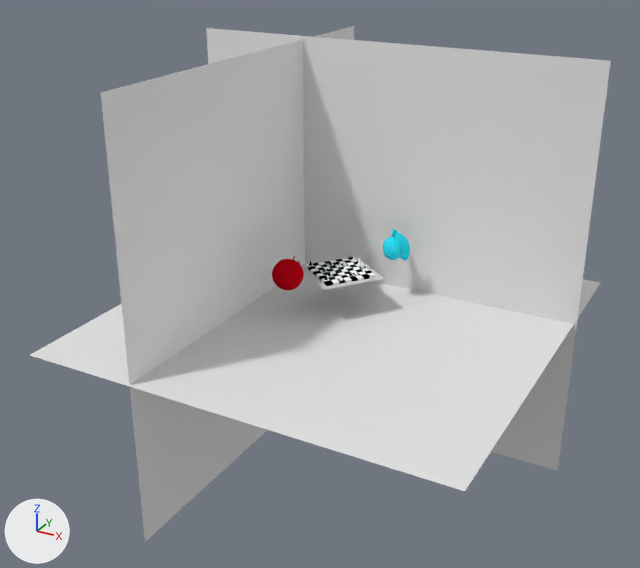
The Blender file Kamerafahrt/04-Shots/Shot4.blend: old version first, new version second.
Camera for both pictures: a 50 mm camera at (31.2, -60.2, 32.7) aimed at (-1.3, -1.0, 3.0). The lights are fixed; the arrows at lower left show +X, +Y and +Z.

The first picture shows 'BauerSchwarz2', 'Boden', 'KönigWeiß', 'TurmSchwarz', 'Wand', 'Wand2', 'chess', 'devil'.
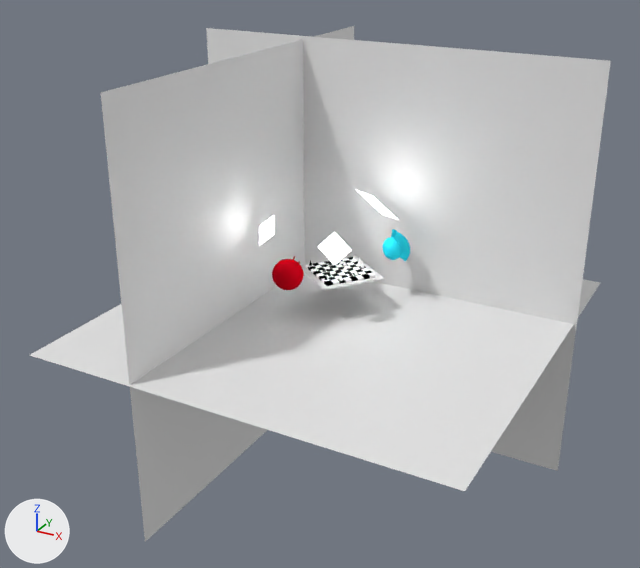
Diff of the bpy script that builds the scene:
```diff
--- a/Kamerafahrt/04-Shots/Shot4.blend.py
+++ b/Kamerafahrt/04-Shots/Shot4.blend.py
@@ mat_material_003 @@
-mat_material_003 = diffuse_material('Material.003')
-mat_material_003.base_color = (0.0, 0.0, 0.0)  # black #000000
+mat_material_003 = emission_material('Material.003')
+mat_material_003.base_color = (0.8, 0.8, 0.8)  # white #e7e7e7
+mat_material_003.strength = 5.5
@@ mat_material_001 @@
-mat_material_001 = diffuse_material('Material.001')
-mat_material_001.base_color = (1.0, 1.0, 1.0)  # white #ffffff
+mat_material_001 = emission_material('Material.001')
+mat_material_001.base_color = (0.8, 0.8, 0.8)  # white #e7e7e7
+mat_material_001.strength = 8.5
@@ mat_material_002 @@
-mat_material_002 = diffuse_material('Material.002')
-mat_material_002.base_color = (1.0, 1.0, 1.0)  # white #ffffff
+mat_material_002 = emission_material('Material.002')
+mat_material_002.base_color = (0.8, 0.8, 0.8)  # white #e7e7e7
+mat_material_002.strength = 6.5
@@ mat_material_004 @@
 mat_material_004 = diffuse_material('Material.004')
-mat_material_004.base_color = (0.0254, 0.0254, 0.0254)  # black #2c2c2c
+mat_material_004.base_color = (1.0, 1.0, 1.0)  # white #ffffff
@@ mat_material_005 @@
 mat_material_005 = diffuse_material('Material.005')
-mat_material_005.base_color = (0.549, 0.00202, 0.0107)  # red #c4071b
+mat_material_005.base_color = (1.0, 1.0, 1.0)  # white #ffffff
@@ mat_material_008 @@
 mat_material_008 = diffuse_material('Material.008')
-mat_material_008.base_color = (1.0, 1.0, 1.0)  # white #ffffff
+mat_material_008.base_color = (0.549, 0.00202, 0.0107)  # red #c4071b
@@ me_cone @@
 me_cone.from_pydata(...)  # 33 vertices, 33 faces; spans x -1.0..1.0, y -1.0..1.0, z -1.0..1.0
-me_cone.materials.append(mat_material_001)  # white #ffffff
+me_cone.materials.append(mat_material_004)  # white #ffffff
@@ me_cone_001 @@
 me_cone_001.from_pydata(...)  # 33 vertices, 33 faces; spans x -1.0..1.0, y -1.0..1.0, z -1.0..1.0
-me_cone_001.materials.append(mat_material_002)  # white #ffffff
+me_cone_001.materials.append(mat_material_005)  # white #ffffff
@@ me_cone_003 @@
 me_cone_003.from_pydata(...)  # 33 vertices, 33 faces; spans x -1.0..1.0, y -1.0..1.0, z -1.0..1.0
-me_cone_003.materials.append(mat_material_004)  # black #2c2c2c
+me_cone_003.materials.append(mat_material_007)  # black #2c2c2c
@@ me_sphere @@
 me_sphere.from_pydata(...)  # 490 vertices, 520 faces; spans x -1.0..1.0, y -1.0..1.0, z -1.0..1.14
-me_sphere.materials.append(mat_material_005)  # red #c3071b
+me_sphere.materials.append(mat_material_008)  # red #c4071b
@@ me_plane_004 @@
 me_plane_004.from_pydata(...)  # 109 vertices, 48 faces; spans x -0.8..0.8, y -0.8..0.8, z 0.0..0.07
-me_plane_004.materials.append(mat_material_008)  # white #ffffff
+me_plane_004.materials.append(mat_material_011)  # white #ffffff
@@ me_plane_005 @@
 # used by ob_plane; location = (0.6, 0.19, 1.0); scale = (2.81, 2.81, 2.81)
-me_plane_005.from_pydata(...)  # 72 vertices, 36 faces; spans x -1.0..1.0, y -1.0..1.0, z 0.0
-me_plane_005.materials.append(mat_material_010)  # light grey #d3d3d3
+me_plane_005.from_pydata(...)  # 4 vertices, 1 face; spans x -1.0..1.0, y -1.0..1.0, z 0.0
+# me_plane_005 part 1
+# 68 vertices are removed from x -1.0..1.0, y -1.0..1.0, z 0.0
+# 36 faces are deleted
+# 1 new face joins them
+me_plane_005.materials.append(mat_material_003)  # white #e7e7e7
@@ me_plane_004_1 @@
+me_plane_004_1.from_pydata([(-1.0, -1.0, 0.0), (1.0, -1.0, 0.0), (-1.0, 1.0, 0.0), (1.0, 1.0, 0.0)], [], [(0, 1, 3, 2)])
+me_plane_004_1.materials.append(mat_material_001)  # white #e7e7e7
@@ me_plane_005_1 @@
+me_plane_005_1.from_pydata([(-1.0, -1.0, 0.0), (1.0, -1.0, 0.0), (-1.0, 1.0, 0.0), (1.0, 1.0, 0.0)], [], [(0, 1, 3, 2)])
+me_plane_005_1.materials.append(mat_material_002)  # white #e7e7e7
@@ ob_plane @@
 ob_plane = bpy.data.objects.new('Plane', me_plane_005)
-ob_plane.location = (0.6, 0.19, 1.0)
-ob_plane.scale = (2.81, 2.81, 2.81)
+ob_plane.location = (0.65, -2.16, 6.99)
+ob_plane.rotation_euler = (0.778, -0.419, 1.213)  # degrees (45, -24, 69)
@@ ob_hauptlicht @@
+ob_hauptlicht = bpy.data.objects.new('Hauptlicht', me_plane_004_1)
+ob_hauptlicht.location = (-5.52, -2.38, 7.5)
+ob_hauptlicht.rotation_euler = (0.888, 0.575, -1.025)  # degrees (51, 33, -59)
@@ ob_aufheller @@
+ob_aufheller = bpy.data.objects.new('Aufheller', me_plane_005_1)
+ob_aufheller.location = (1.28, 4.23, 8.84)
+ob_aufheller.rotation_euler = (-0.466, 0.462, -0.256)  # degrees (-27, 26, -15)
+ob_aufheller.scale = (1.67, 1.67, 1.67)
```

Boxes [x1, y1, x2, y2] around the edits, measured in the pictures (640 x 568 px):
'chess', recoloured, moved, turned, surface changed, rescaled
    both: [301, 256, 385, 290]
'devil', recoloured
    both: [272, 256, 304, 290]
'Plane', now drawn
    after: [318, 232, 351, 265]
'Hauptlicht', added
    after: [259, 215, 275, 246]
'Aufheller', added
    after: [356, 190, 397, 219]
'KönigWeiß', recoloured
    both: [357, 257, 361, 266]
'DameWeiß', recoloured
    both: [361, 260, 364, 268]
part 1 of me_plane_005, cut back
    before: [301, 256, 385, 290]
    after: [318, 232, 351, 265]
